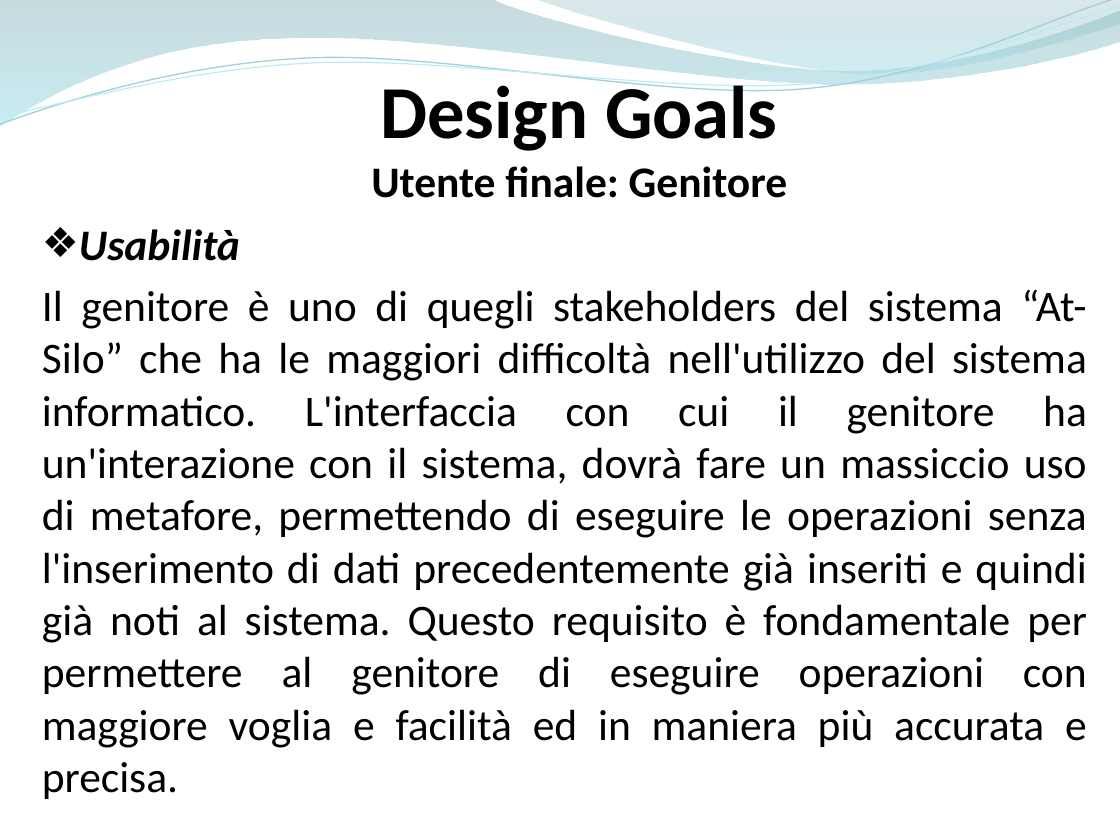
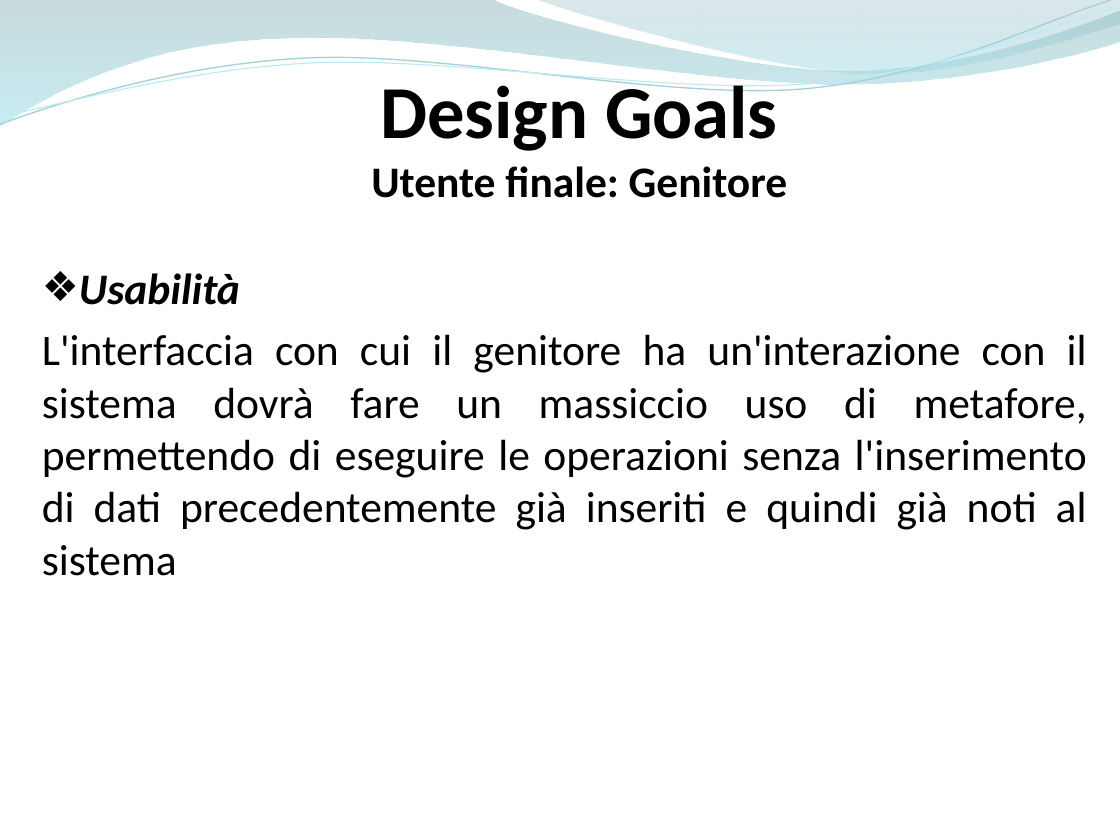
Before and after one commit to ammirate/at-silo, a slide deck: slide 4 of Presentazione/Atsilo1/Micco/Atsilo_A_Micco.pptx. Drawn at 1120x840 pixels with LibreOffice and Linux fonts; fonts in the diff are those of the drawing. Boxes give left, top, right and bottom in pixels: in the first picture for what was removed or moved away, otherwise in the second. Text is boxed around its words. In the diff, an @@ line names an element or a change of style, - is before the commit and + after.

```diff
--- a/Presentazione/Atsilo1/Micco/Atsilo_A_Micco.pptx
+++ b/Presentazione/Atsilo1/Micco/Atsilo_A_Micco.pptx
@@ text "Usabilità": place and size @@
-text "Usabilità" at [42,229,1087,799]
+text "Usabilità" at [42,273,1087,576]
@@ text at [42,334,1087,576]: text changed @@
-Il genitore è uno di quegli stakeholders del sistema “At-Silo” che ha le maggiori difficoltà nell'utilizzo del sistema informatico. L'interfaccia con cui il genitore ha un'interazione con il sistema, dovrà fare un massiccio uso di metafore, permettendo di eseguire le operazioni senza l'inserimento di dati precedentemente già inseriti e quindi già noti al sistema. Questo requisito è fondamentale per permettere al genitore di eseguire operazioni con maggiore voglia e facilità ed in maniera più accurata e precisa.
+L'interfaccia con cui il genitore ha un'interazione con il sistema dovrà fare un massiccio uso di metafore, permettendo di eseguire le operazioni senza l'inserimento di dati precedentemente già inseriti e quindi già noti al sistema
```
Also in this commit, not shown: 9 other slides changed.
